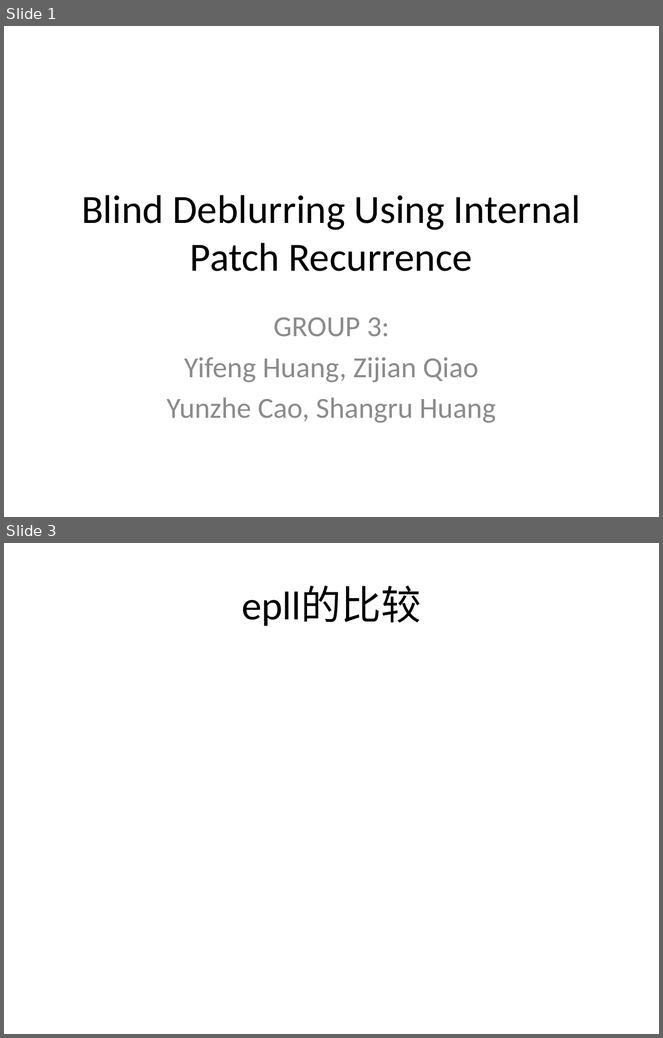
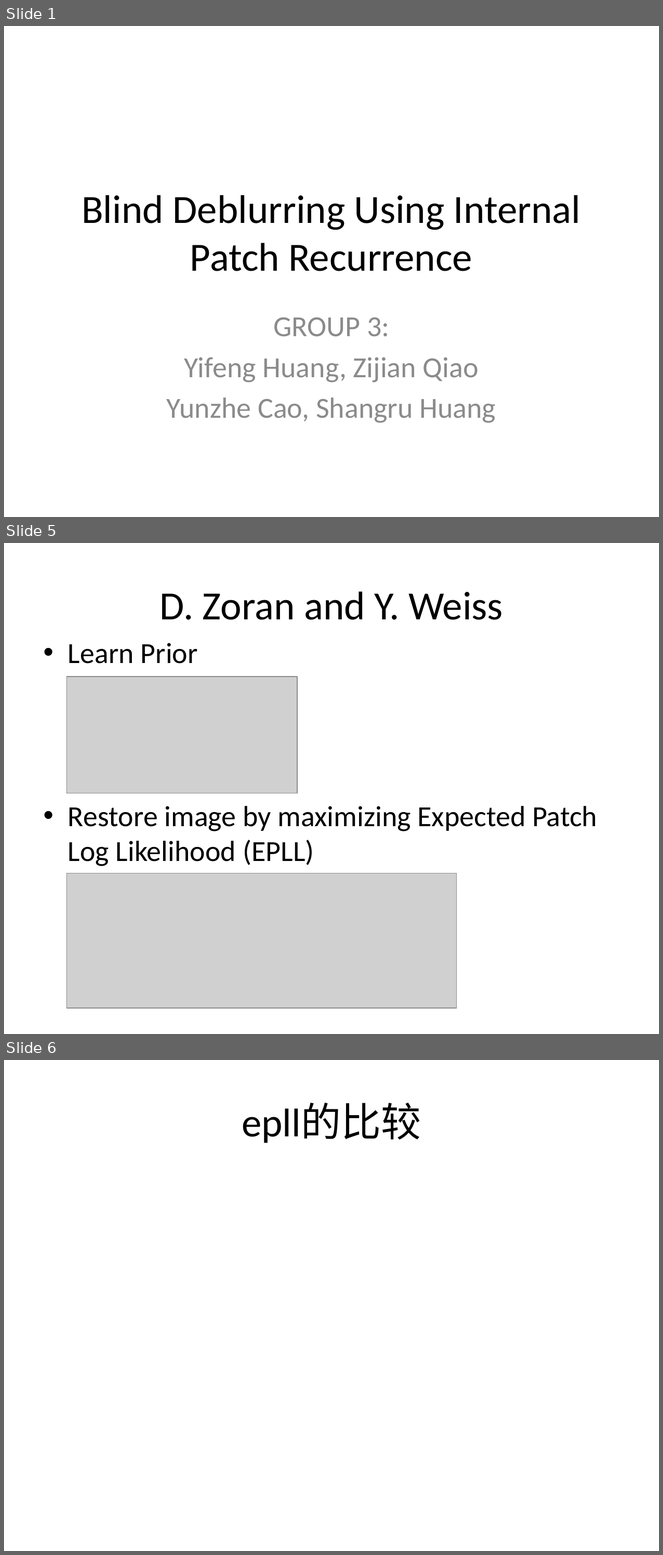
Before and after one commit to georgehwong/ECE590-03IMG, a slide deck: Paper_Presentation_pdf/presentation/ECE 590_Team 3_Presentation_final.pptx. Shown one above the other, each under a label of ours: slides 1 and 3 before the commit, slides 1, 5 and 6 after it; the slides between them are not shown. The pictures are 663x1038 and 663x1555 pixels, drawn with LibreOffice and Linux fonts; fonts in the diff are those of the drawing; grey boxes stand for pictures. Boxes give left, top, right and bottom in pixels: in the first picture for what was removed or moved away, otherwise in the second. Text is boxed around its words. In the diff, an @@ line names an element or a change of style, - is before the commit and + after.

```diff
--- a/Paper_Presentation_pdf/presentation/ECE 590_Team 3_Presentation_final.pptx
+++ b/Paper_Presentation_pdf/presentation/ECE 590_Team 3_Presentation_final.pptx
@@ slide 5 added at [4,543,659,1034], background #FFFFFF @@
@@ title added at [159,591,503,620], 44 pt, text #000000 @@
+D. Zoran and Y. Weiss
@@ text added at [68,643,597,866], 32 pt, text #000000 @@
+• Learn Prior
+• Restore image by maximizing Expected Patch Log Likelihood (EPLL)
@@ picture added at [67,677,297,793] @@
@@ picture added at [67,873,457,1008] @@
@@ what was slide 3 is now slide 6 @@
```
Also in this commit, not shown: 3 other slides added, 1 slide removed, 1 other file.
